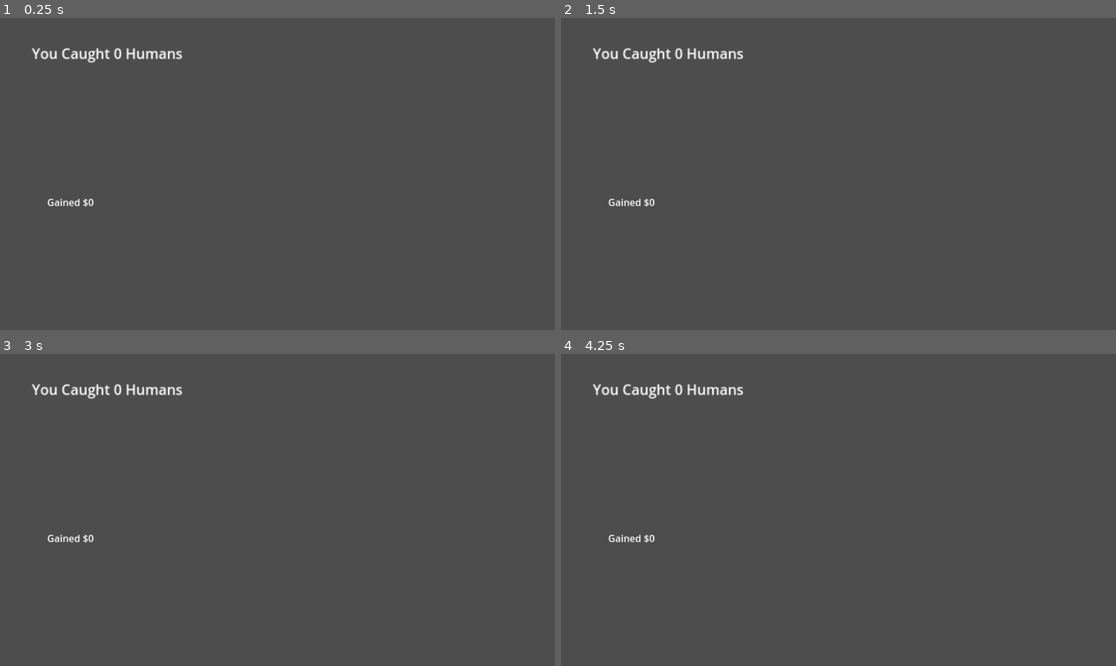
Above: before the commit, frames 1-4 (two rows, left to right).
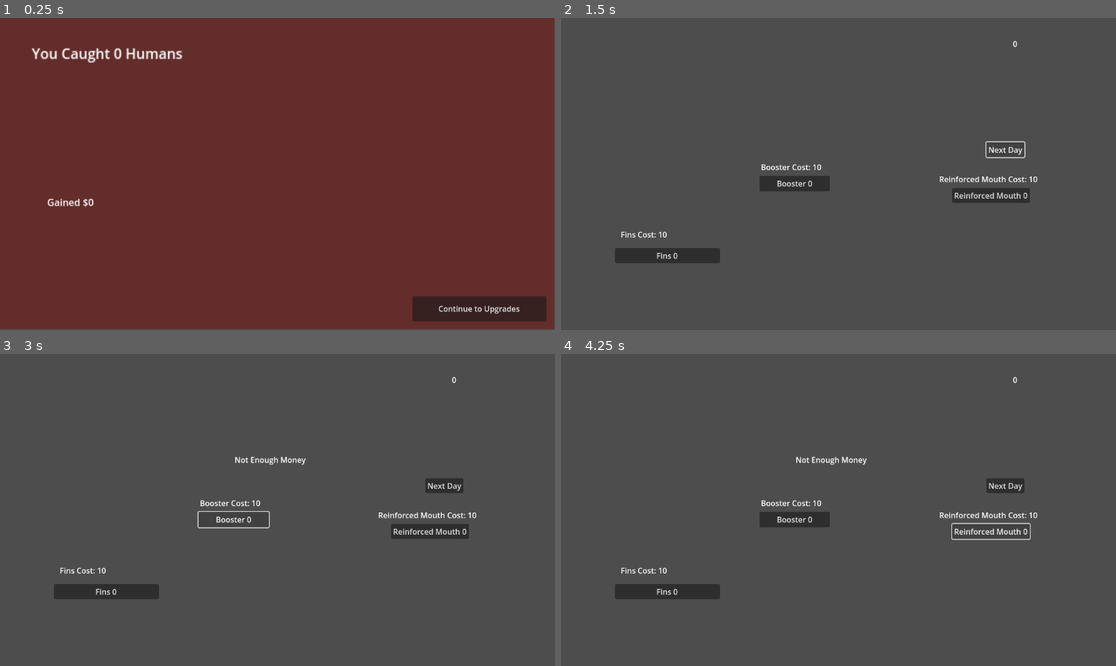
Above: after the commit, the same moments.

Repository: bhnord/LDJam56
Game: Godot game, scene res://scenes/EndOfDay.tscn
Same seed, same stepped clock (60 frames per second), same inputs: the game is played once before the commit and once after it. This scene is started directly instead of the project's main scene.
Inputs (mouse positions are in pixels of both pictures, inside the frame that each line leads up to):
- Up to frame 1 (0.25 s): no input
- Up to frame 2 (1.5 s): click (1038, 308) at 0.5 s, where only the run after the commit has a clickable "Continue to Upgrades"; click (1005, 149) at 1.25 s, where only the run after the commit has a clickable "Next Day"
- Up to frame 3 (3 s): click (444, 485) at 2 s, where only the run after the commit has a clickable "Next Day"; click (233, 519) at 2.75 s, where only the run after the commit has a clickable "Booster 0"
- Up to frame 4 (4.25 s): click (988, 531) at 3.5 s, where only the run after the commit has a clickable "Reinforced Mouth 0"

The runs differ from the first frame. In frame 1, 99% of the frame differs, in the area x 0-100%, y 0-100%; in frame 2, 3.2%; in frame 3, 3.1%; in frame 4, 3.1%.

Commit message:
link end of day to shop

Diff:
--- a/autoloads/scene_manager.gd
+++ b/autoloads/scene_manager.gd
@@ -3,7 +3,7 @@
 var current_scene = null
 
 enum Scene {PULLING_ROD, BEACH, END_OF_DAY, SHOP}
-var scenes = ["res://scenes/PullingRod.tscn", "res//scenes/Beach.tscn", "res//scenes/EndOfDay.tscn", "res//scenes/Shop.tscn"]
+var scenes = ["res://scenes/PullingRod.tscn", "res://scenes/Beach.tscn", "res://scenes/EndOfDay.tscn", "res://scenes/Shop.tscn"]
 
 
 # Called when the node enters the scene tree for the first time.
--- a/scenes/EndOfDay.tscn
+++ b/scenes/EndOfDay.tscn
@@ -4,6 +4,12 @@
 
 [node name="EndOfDay" type="Node2D"]
 script = ExtResource("1_chsoj")
+
+[node name="ColorRect" type="ColorRect" parent="."]
+offset_right = 40.0
+offset_bottom = 40.0
+scale = Vector2(28.7584, 16.1584)
+color = Color(0.39, 0.17511, 0.1677, 1)
 
 [node name="HumansCaught" type="Label" parent="."]
 offset_left = 66.0
@@ -20,3 +26,12 @@
 offset_bottom = 444.0
 scale = Vector2(1.25138, 1.25138)
 text = "ddddd"
+
+[node name="Button" type="Button" parent="."]
+offset_left = 856.0
+offset_top = 578.0
+offset_right = 1134.0
+offset_bottom = 630.0
+text = "Continue to Upgrades"
+
+[connection signal="pressed" from="Button" to="." method="_on_button_pressed"]
--- a/scripts/end_of_day.gd
+++ b/scripts/end_of_day.gd
@@ -6,6 +6,5 @@
 	$HumansCaught.text = "You Caught " + str(len(GameManager.humans_caught)) + " Humans"
 	$MoneyEarned.text = "Gained $" + str(GameManager.money_day)
 
-
-func go_to_shop():
+func _on_button_pressed() -> void:
 	SceneManager.switch_to_scene(SceneManager.Scene.SHOP)
